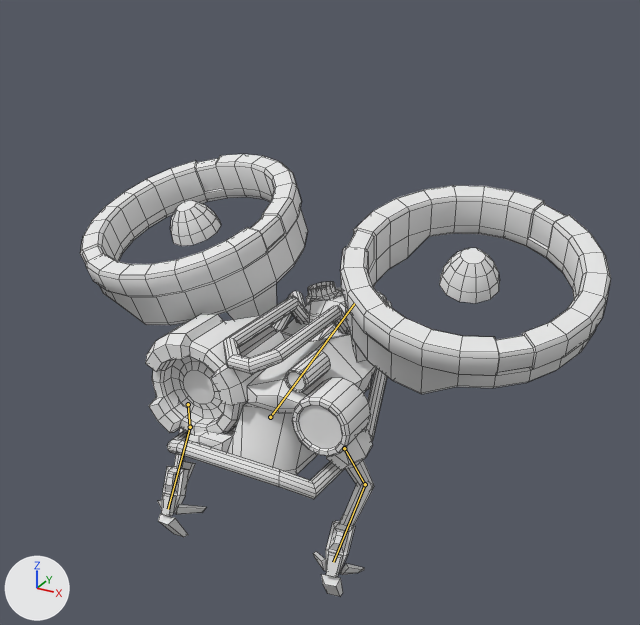
Before and after pictures for a commit that changed the Blender file client/Assets/Models/Units/BlendModels/MIDAS.blend.
Before and after are seen from a camera (50 mm lens) standing at (6.09, -10.33, 11.0) and looking at (0.31, 0.19, 5.74). Lighting does not change. The marker at lower left points along +X, +Y and +Z. The bones that bend it are drawn over the model as lines. Mesh edges are drawn as thin lines.

In view in the first picture: 'MIDAS'.
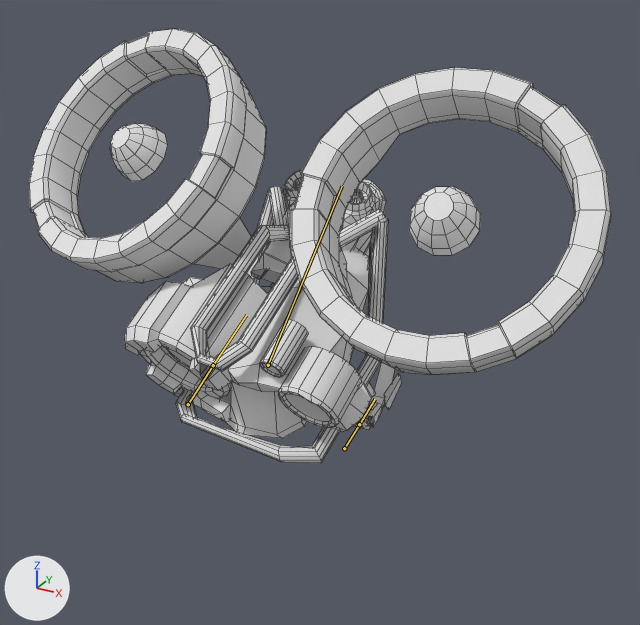
The newer file adds an action. The first version stands in its rest pose; the second is drawn at frame 10 of the action 'Attack_00'.

Pixel boxes [x1, y1, x2, y2] of what changed, in the pictures (640 x 625 px):
'MIDAS', posed (10% wider): before [80, 154, 611, 596]; after [29, 29, 611, 463]
bone 'Bone', root to tip: before (270, 417) to (354, 303); after (268, 365) to (342, 186)

The edits, one by one:
Bone 'Bone' (bone_bone) moves from (0.0, 0.0, 0.0) to (-0.022, 0.078, 0.997).
Bone 'Bone' (bone_bone) turns from (0, 0, 0) to (33, 0, 0) degrees about its own x, y and z.
Bone 'Bone.003R fingers' (bone_bone_003r_fingers) moves from (0.0, 0.0, 0.0) to (0.389, -3.501, 2.326).
Bone 'Bone.003R fingers' (bone_bone_003r_fingers) turns from (0, 0, 0) to (-10, 172, -10) degrees about its own x, y and z.
Bone 'L Fingers' (bone_l_fingers) moves from (0.0, 0.0, 0.0) to (0.633, -2.817, 1.245).
